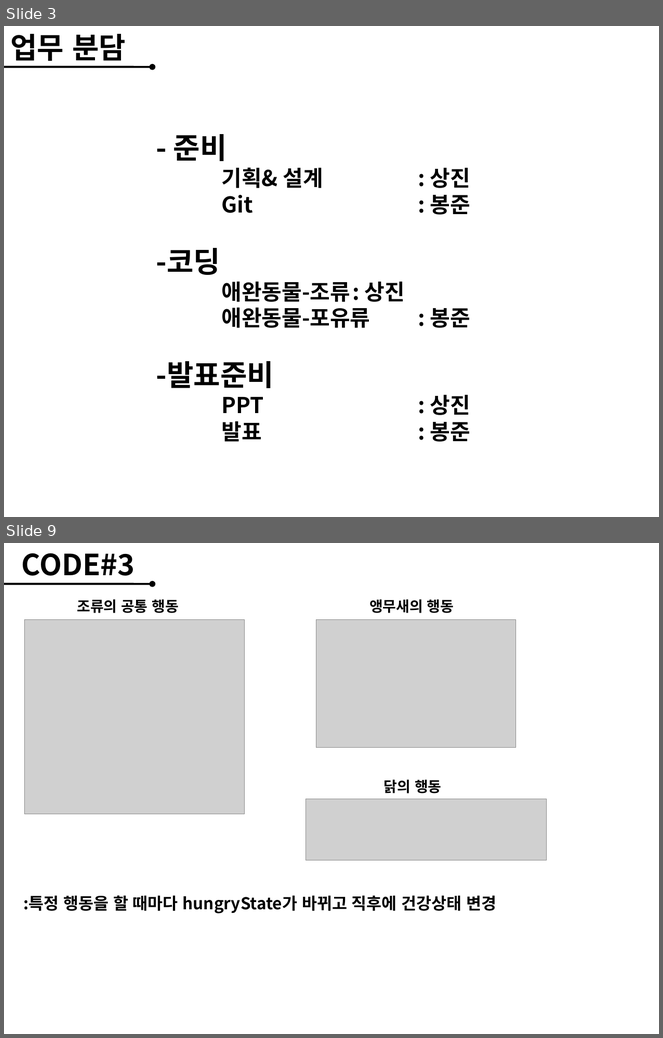
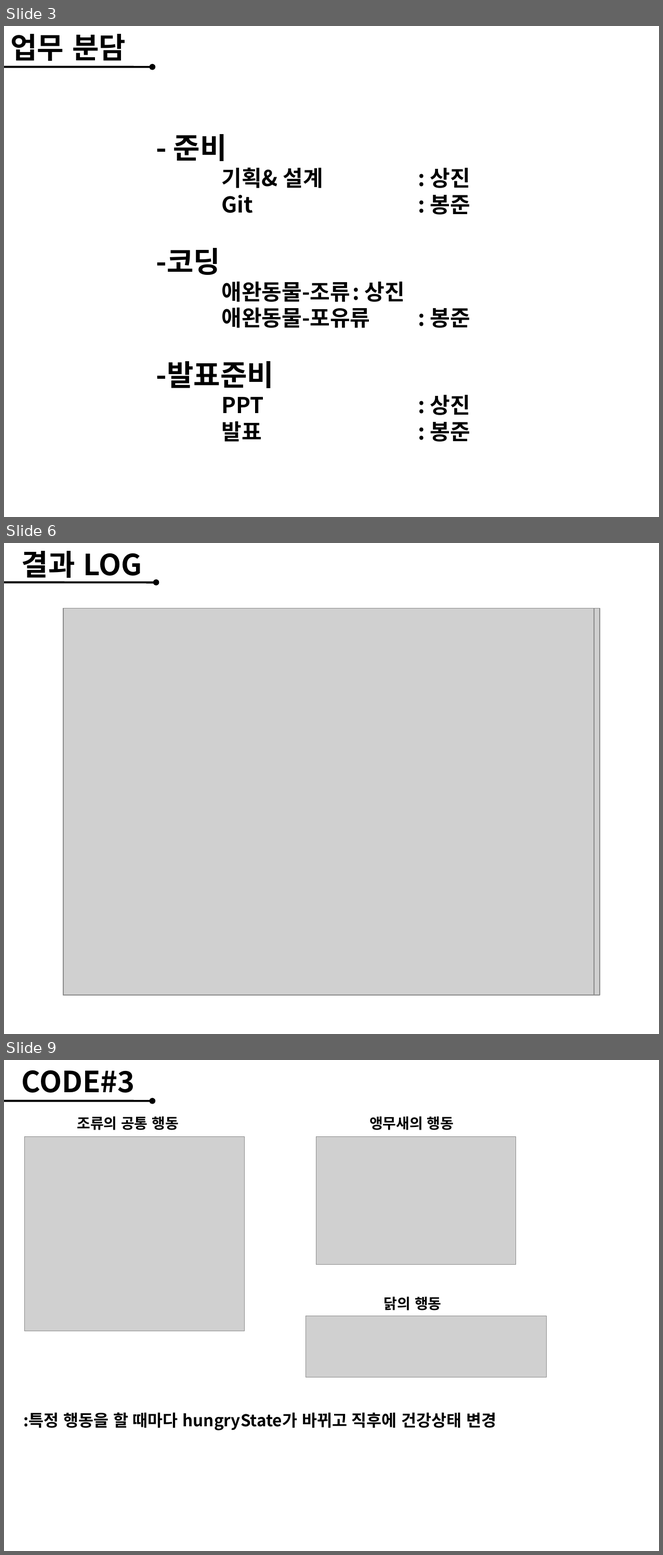
Before and after one commit to wjddlrladnjs/Pet, a slide deck: Pet/WebContent/share/동물농장.pptx. Shown one above the other, each under a label of ours: slides 3 and 9 before the commit, slides 3, 6 and 9 after it; the slides between them are not shown. The pictures are 663x1038 and 663x1555 pixels, drawn with LibreOffice and Linux fonts; fonts in the diff are those of the drawing; grey boxes stand for pictures; background and template pictures are left out. Boxes give left, top, right and bottom in pixels: in the first picture for what was removed or moved away, otherwise in the second. Text is boxed around its words. In the diff, an @@ line names an element or a change of style, - is before the commit and + after.

```diff
--- a/Pet/WebContent/share/동물농장.pptx
+++ b/Pet/WebContent/share/동물농장.pptx
@@ slide 6 added at [4, 543, 659, 1034], background picture (left out) @@
@@ text added at [21, 551, 142, 583], 32 pt, text #000000, bold @@
+결과 LOG
@@ double arrow added from (4, 583) to (156, 583), #000000 2.25 pt @@
@@ picture added at [64, 608, 600, 995] @@
@@ picture added at [64, 608, 594, 995] @@
```
Also in this commit, not shown: 5 slides changed, 5 other slides added, 4 slides removed, 5 other files.
